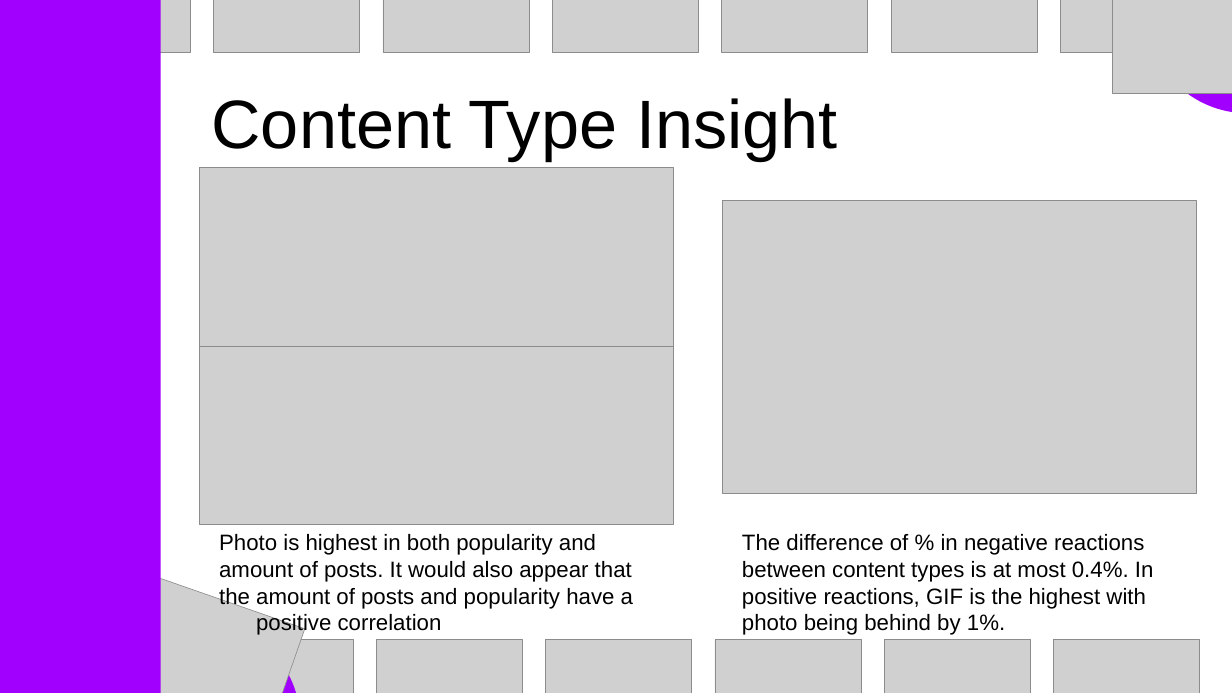
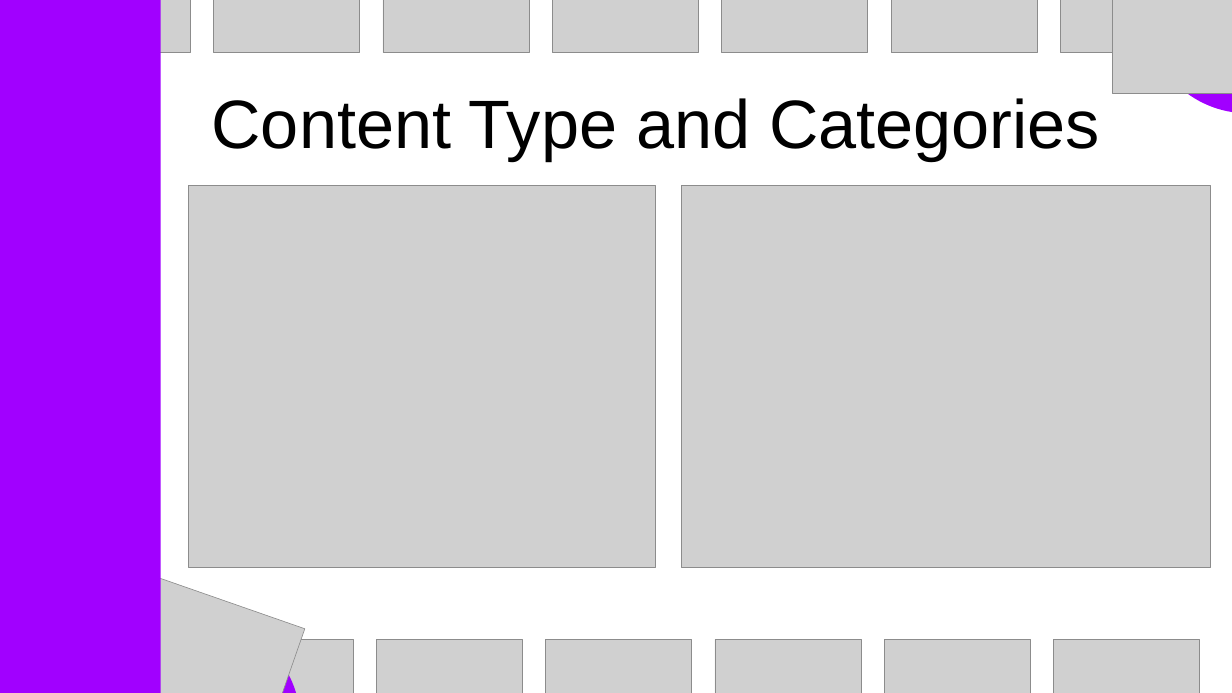
Before and after one commit to Cabone01/Data_Analytics_n_Visualizations, a slide deck: slide 9 of Social Buzz Analysis.pptx. Drawn at 1232x693 pixels with LibreOffice and Linux fonts; fonts in the diff are those of the drawing; grey boxes stand for pictures. Boxes give left, top, right and bottom in pixels: in the first picture for what was removed or moved away, otherwise in the second. Text is boxed around its words. In the diff, an @@ line names an element or a change of style, - is before the commit and + after.

```diff
--- a/Social Buzz Analysis.pptx
+++ b/Social Buzz Analysis.pptx
@@ text at (212, 98, 1100, 161): text changed @@
-Content Type Insight
+Content Type and Categories
@@ picture removed at (200, 168, 673, 346) @@
@@ picture added at (188, 185, 655, 567) @@
@@ picture: place and size @@
-picture at (723, 200, 1196, 493)
+picture at (681, 185, 1211, 567)
@@ picture removed at (200, 346, 673, 524) @@
@@ text removed at (219, 534, 633, 636) @@
-Photo is highest in both popularity and amount of posts. It would also appear that the amount of posts and popularity have a
-positive correlation
@@ text removed at (742, 534, 1154, 635) @@
-The difference of % in negative reactions between content types is at most 0.4%. In positive reactions, GIF is the highest with photo being behind by 1%.
```
Also in this commit, not shown: 3 other slides changed, 3 slides added, 4 slides removed, 1 other file.
